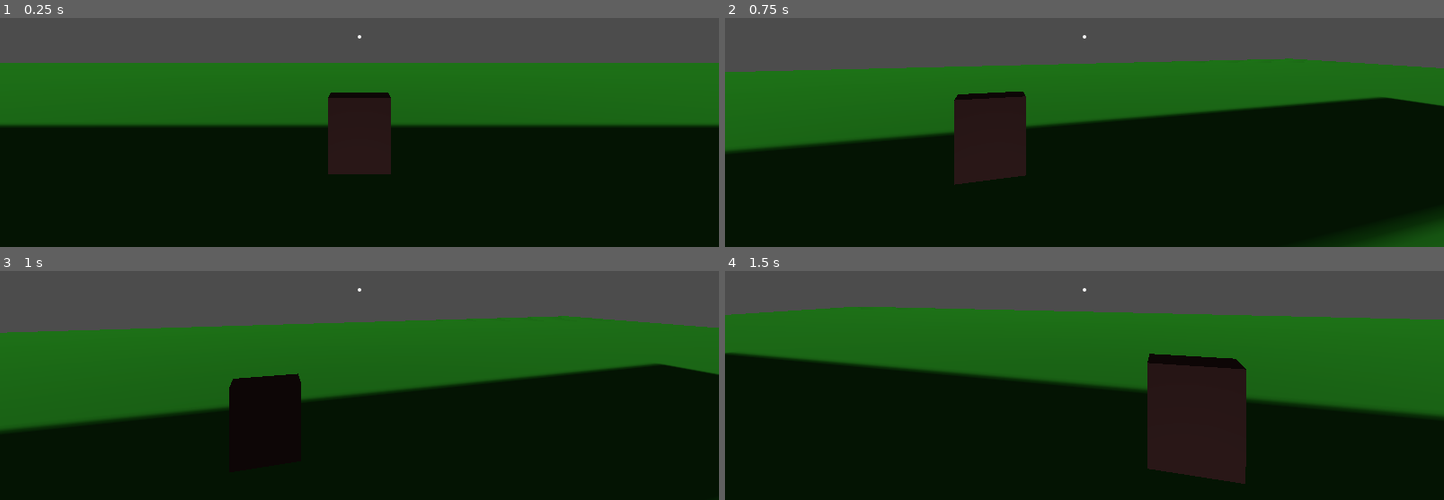
Above: before the commit, frames 1-4 (two rows, left to right).
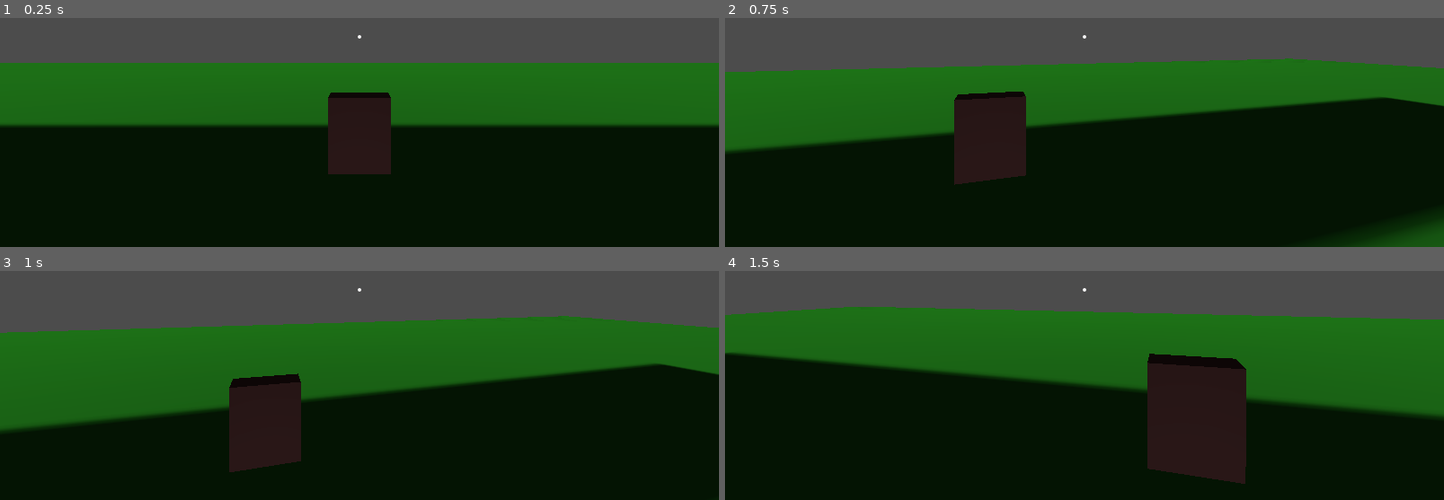
Above: after the commit, the same moments.

Repository: tehzwen/GameJam2019
Game: Godot game, scene res://TestLevel.tscn
The game is run twice, just before and just after one commit, with the same random seed, the same clock (stepped at 60 frames per second) and the same inputs.
Inputs (mouse positions are in pixels of both pictures, inside the frame that each line leads up to):
- Up to frame 1 (0.25 s): no input
- Up to frame 2 (0.75 s): tap Enter at 0.5 s; move the mouse to (1120, 36) at 0.52 s; hold Up (ui_up) from 0.53 s (still down); hold Shift from 0.53 s (still down)
- Up to frame 3 (1 s): keep holding Up (ui_up); keep holding Shift; tap Space at 0.77 s
- Up to frame 4 (1.5 s): keep holding Up (ui_up); move the mouse to (1048, 291) at 1.27 s; release Shift at 1.28 s; tap E at 1.35 s

Frames 1-2 are identical in both runs. In frame 3, 3.6% of the frame differs, in the area x 31-42%, y 48-88%; in frame 4, nothing differs.

Commit message:
Add trigger script to trigger events

Diff:
--- a/LightFlicker.gd
+++ b/LightFlicker.gd
@@ -34,3 +34,7 @@
 			timer = startTimer
 		else:
 			light.light_energy= startEnergy
+
+# Trigger function to be called by a trigger
+func Trigger():
+	flicker = true
--- a/Player.gd
+++ b/Player.gd
@@ -97,3 +97,9 @@
 		if (change + camAngle < 90 and change + camAngle > -90):
 			$CameraController/Camera.rotate_x(deg2rad(change))
 			camAngle += change
+
+
+
+func _on_Area_body_entered(body):
+	if (body.name == "Player"):
+		print("Trigger")
--- a/TestLevel.tscn
+++ b/TestLevel.tscn
@@ -7,6 +7,7 @@
 [ext_resource path="res://Player.gd" type="Script" id=5]
 [ext_resource path="res://CameraController.tscn" type="PackedScene" id=6]
 [ext_resource path="res://LightFlicker.gd" type="Script" id=7]
+[ext_resource path="res://Trigger.gd" type="Script" id=8]
 
 [sub_resource type="CubeMesh" id=1]
 
@@ -50,6 +51,8 @@
 auto_exposure_max_luma = 5.89
 glow_enabled = true
 glow_intensity = 5.37
+
+[sub_resource type="BoxShape" id=9]
 
 [node name="TestLevel" type="Spatial"]
 script = ExtResource( 1 )
@@ -135,9 +138,20 @@
 
 [node name="CameraController" parent="Player" instance=ExtResource( 6 )]
 
-[node name="Spatial" type="Spatial" parent="."]
+[node name="FlickeringLight" type="Spatial" parent="."]
 script = ExtResource( 7 )
-lightSourceNodePath = NodePath("OmniLight")
+lightSourceNodePath = NodePath("../FlickeringLight/OmniLight")
+flicker = false
 startTimer = 15
 
-[node name="OmniLight" type="OmniLight" parent="Spatial"]
+[node name="OmniLight" type="OmniLight" parent="FlickeringLight"]
+
+[node name="LightTrigger" type="Area" parent="."]
+transform = Transform( 1, 0, 0, 0, 1, 0, 0, 0, 1, 0, 1.43051, -2.67356 )
+script = ExtResource( 8 )
+TriggerNodePath = NodePath("../FlickeringLight")
+PlayerNodePath = NodePath("../Player")
+
+[node name="CollisionShape" type="CollisionShape" parent="LightTrigger"]
+shape = SubResource( 9 )
+[connection signal="body_entered" from="LightTrigger" to="Player" method="_on_Area_body_entered"]
--- /dev/null
+++ b/Trigger.gd
@@ -0,0 +1,21 @@
+extends Area
+
+export (NodePath) var TriggerNodePath # NodePath for the Node to be Triggered
+export (NodePath) var PlayerNodePath # NodePath for the Player Node
+
+var triggerNode
+var playerNode
+var triggered # whether or not the trigger was fired
+
+func _ready():
+	triggerNode = get_node(TriggerNodePath)
+	playerNode = get_node(PlayerNodePath)
+	triggered = false # initially, the trigger was not fired
+
+func _physics_process(delta):
+	# if the player node overlaps the trigger
+	# and the trigger has not been fired yet
+	# fire the trigger
+	if (overlaps_body(playerNode) && !triggered):
+		triggerNode.Trigger()
+		triggered = true
Not shown: 1 places in TestLevel.tscn that only renumber resources
